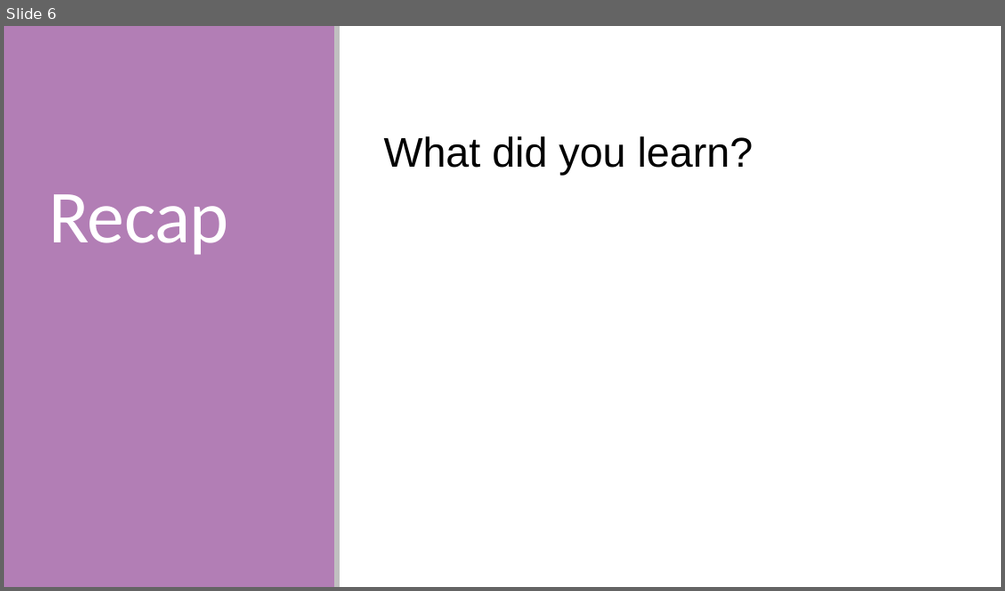
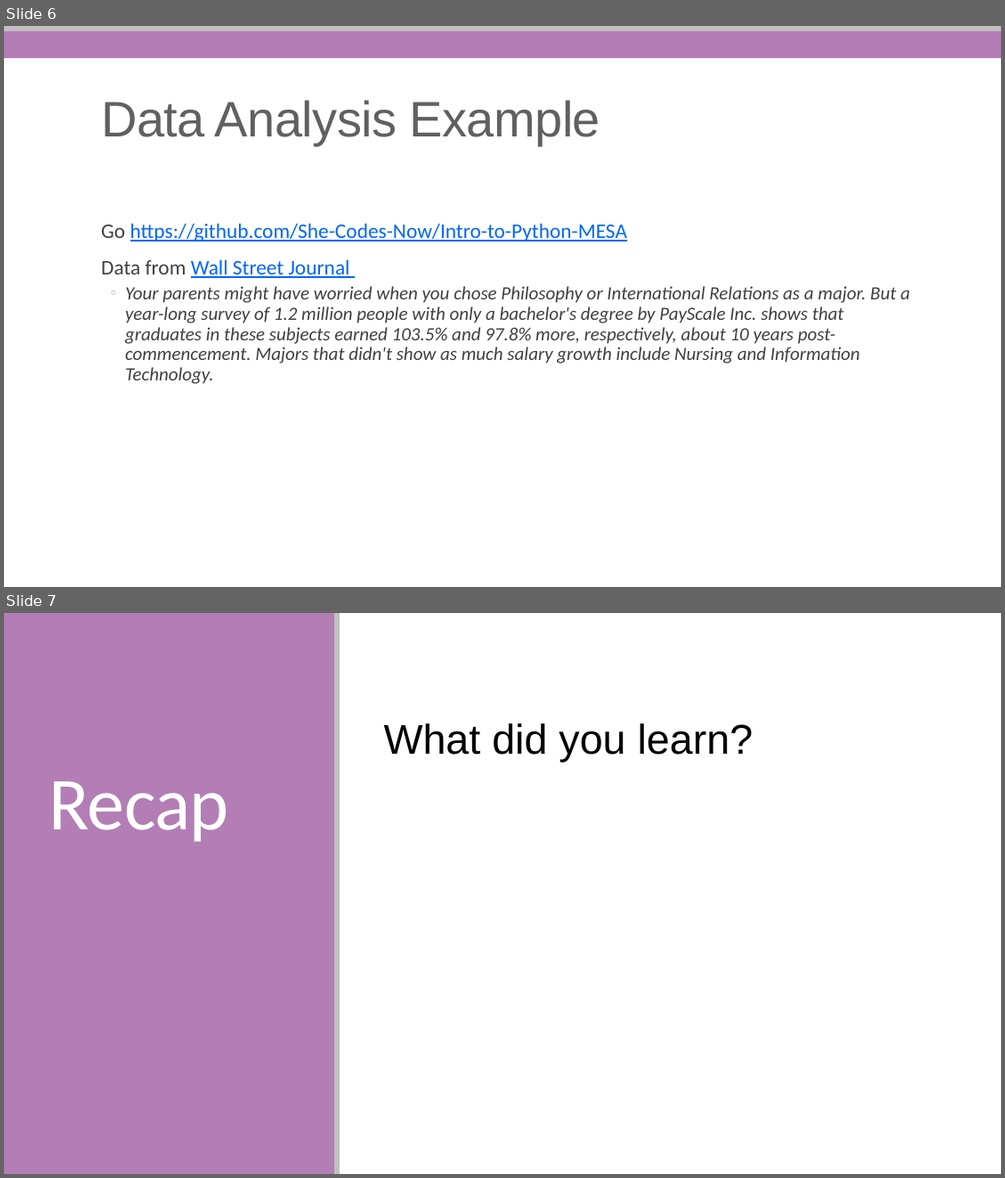
Before and after one commit to She-Codes-Now/Intro-to-Python-MESA, a slide deck: Python-SheCodesNow_dataanalysis.pptx. Shown one above the other, each under a label of ours: slide 6 before the commit, slides 6 and 7 after it. The pictures are 1005x591 and 1005x1178 pixels, drawn with LibreOffice and Linux fonts; fonts in the diff are those of the drawing; background and template pictures are left out. Boxes give left, top, right and bottom in pixels: in the first picture for what was removed or moved away, otherwise in the second. Text is boxed around its words. In the diff, an @@ line names an element or a change of style, - is before the commit and + after.

Commit message:
Changes for presentation.

```diff
--- a/Python-SheCodesNow_dataanalysis.pptx
+++ b/Python-SheCodesNow_dataanalysis.pptx
@@ slide 6 added at [4,26,1001,587], background #FFFFFF @@
@@ rectangle added at [4,30,1001,58], fill #B27EB5 @@
@@ rectangle added at [4,26,1001,30], fill #C0C0C0 @@
@@ title added at [101,100,600,144], 48 pt, text #606060 @@
+Data Analysis Example
@@ text added at [101,223,910,384], 18 pt, text #404040, italic @@
+  Go https://github.com/She-Codes-Now/Intro-to-Python-MESA
+  Data from Wall Street Journal
+  ◦ Your parents might have worried when you chose Philosophy or International Relations as a major. But a year-long survey of 1.2 million people with only a bachelor's degree by PayScale Inc. shows that graduates in these subjects earned 103.5% and 97.8% more, respectively, about 10 years post-commencement. Majors that didn't show as much salary growth include Nursing and Information Technology.
@@ what was slide 6 is now slide 7 @@
```
Also in this commit, not shown: 1 other file.
